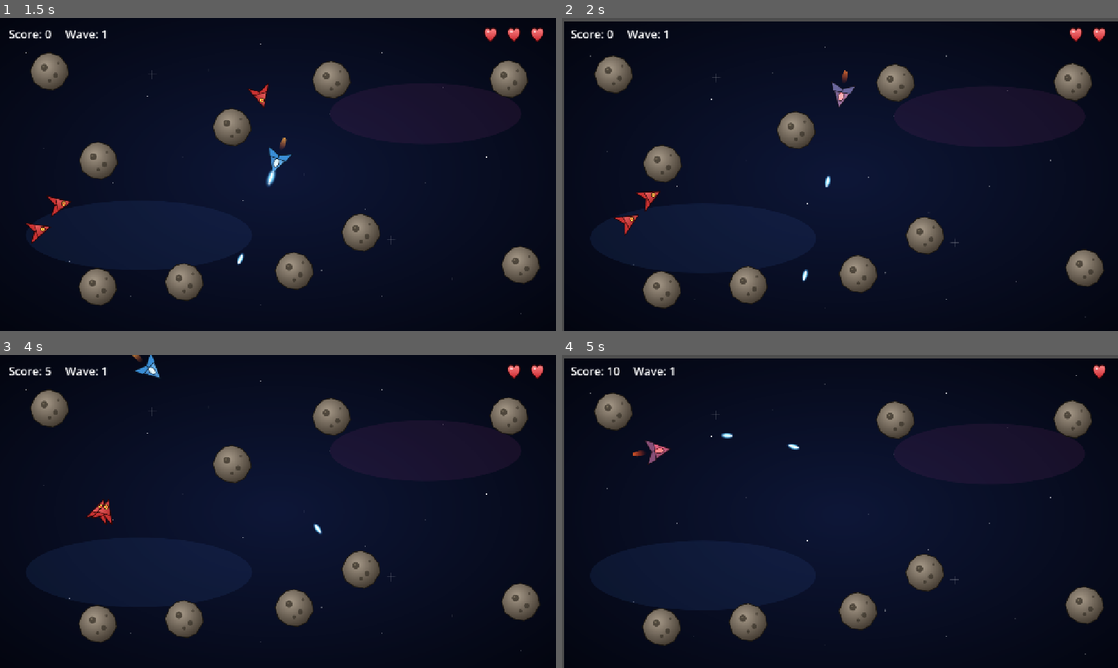
Above: before the commit, frames 1-4 (two rows, left to right).
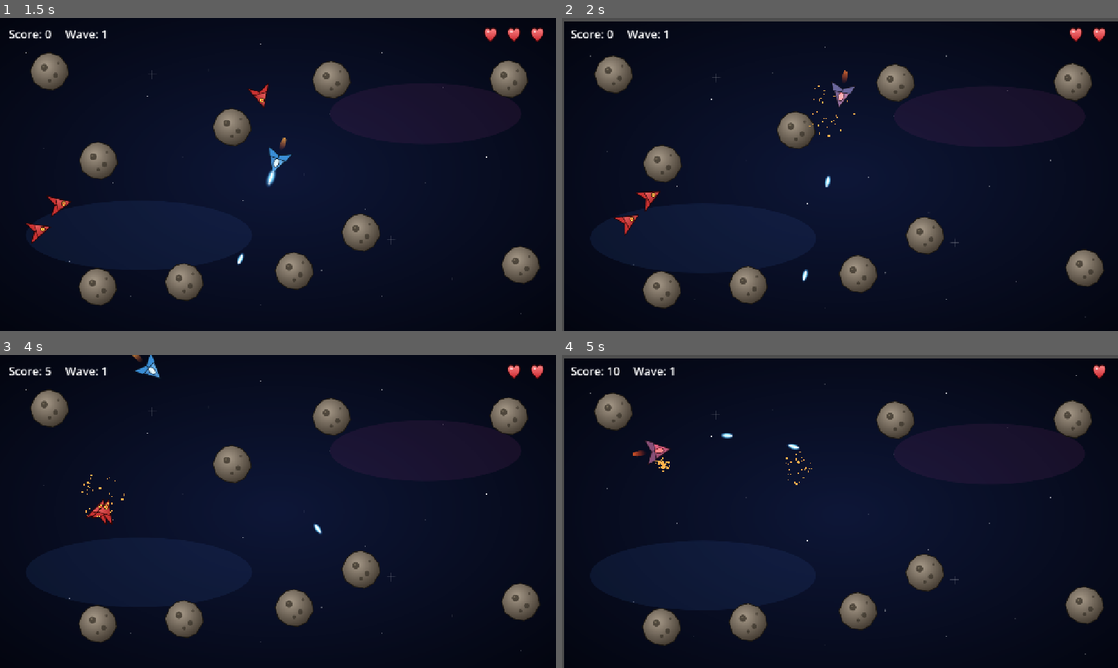
Above: after the commit, the same moments.

Repository: carlomigueldy/stellar-drift
Game: Godot game, scene res://main.tscn
The game is run twice, just before and just after one commit, with the same random seed, the same clock (stepped at 60 frames per second) and the same inputs.
Inputs (mouse positions are in pixels of both pictures, inside the frame that each line leads up to):
- Up to frame 1 (1.5 s): click "Start" at 0.5 s; move the mouse to (250, 237) at 1.27 s; press the mouse at (250, 237) at 1.28 s; hold W (move_up) from 1.28 s (still down)
- Up to frame 2 (2 s): keep holding W (move_up)
- Up to frame 3 (4 s): move the mouse to (444, 558) at 2.02 s; release the mouse at (444, 558) at 2.03 s; click (444, 558) at 2.1 s; move the mouse to (111, 464) at 2.77 s; release W (move_up) at 2.78 s; press the mouse at (111, 464) at 2.78 s; hold A (move_left) from 2.78 s (still down); move the mouse to (305, 511) at 3.52 s; release the mouse at (305, 511) at 3.53 s; click (305, 511) at 3.6 s
- Up to frame 4 (5 s): move the mouse to (756, 433) at 4.27 s; release A (move_left) at 4.28 s; press the mouse at (756, 433) at 4.28 s; hold S (move_down) from 4.28 s (still down)

Frame 1 is identical in both runs. In frame 2, less than 0.1% of the frame differs, in the area x 44-53%, y 21-38%; in frame 3, less than 0.1%; in frame 4, less than 0.1%, in the area x 16-45%, y 30-42%.

Commit message:
feat: explosion particles and SFX wiring for shoot/hit/destruction

Diff:
--- /dev/null
+++ b/scenes/actors/Explosion.tscn
@@ -0,0 +1,24 @@
+[gd_scene load_steps=2 format=3]
+
+[ext_resource type="Script" path="res://scripts/Explosion.gd" id="1_exp"]
+
+[node name="Explosion" type="Node2D"]
+script = ExtResource("1_exp")
+
+[node name="Particles" type="CPUParticles2D" parent="."]
+emitting = false
+amount = 32
+lifetime = 0.6
+one_shot = true
+explosiveness = 0.9
+direction = Vector2(0, 0)
+spread = 180.0
+initial_velocity_min = 80.0
+initial_velocity_max = 240.0
+gravity = Vector2(0, 0)
+scale_amount_min = 2.0
+scale_amount_max = 4.0
+color = Color(1, 0.7, 0.3, 1)
+
+[node name="SFX" type="AudioStreamPlayer2D" parent="."]
+volume_db = -6.0
--- a/scenes/actors/Player.tscn
+++ b/scenes/actors/Player.tscn
@@ -28,3 +28,9 @@
 scale = Vector2(1.5, 1.5)
 modulate = Color(1, 0.9, 0.4, 1)
 visible = false
+
+[node name="LaserSFX" type="AudioStreamPlayer2D" parent="."]
+volume_db = -10.0
+
+[node name="HitSFX" type="AudioStreamPlayer2D" parent="."]
+volume_db = -4.0
--- a/scripts/Asteroid.gd
+++ b/scripts/Asteroid.gd
@@ -1,4 +1,6 @@
 extends StaticBody2D
+
+const EXPLOSION_SCENE := preload("res://scenes/actors/Explosion.tscn")
 
 @export var max_hp: int = 2
 @export var score_value: int = 5
@@ -12,4 +14,10 @@
 	hp -= amount
 	if hp <= 0:
 		GameState.add_score(score_value)
+		_spawn_explosion()
 		queue_free()
+
+func _spawn_explosion() -> void:
+	var e: Node2D = EXPLOSION_SCENE.instantiate()
+	e.global_position = global_position
+	get_parent().add_child(e)
--- a/scripts/EnemyChaser.gd
+++ b/scripts/EnemyChaser.gd
@@ -1,4 +1,6 @@
 extends CharacterBody2D
+
+const EXPLOSION_SCENE := preload("res://scenes/actors/Explosion.tscn")
 
 @export var speed: float = 130.0
 @export var max_hp: int = 1
@@ -23,6 +25,7 @@
 		var other := col.get_collider()
 		if other and other.is_in_group("player") and other.has_method("take_damage"):
 			other.take_damage(contact_damage)
+			_spawn_explosion()
 			queue_free()
 
 func _find_player() -> Node2D:
@@ -33,4 +36,10 @@
 	hp -= amount
 	if hp <= 0:
 		GameState.add_score(score_value)
+		_spawn_explosion()
 		queue_free()
+
+func _spawn_explosion() -> void:
+	var e: Node2D = EXPLOSION_SCENE.instantiate()
+	e.global_position = global_position
+	get_parent().add_child(e)
--- a/scripts/EnemyShooter.gd
+++ b/scripts/EnemyShooter.gd
@@ -1,4 +1,6 @@
 extends CharacterBody2D
+
+const EXPLOSION_SCENE := preload("res://scenes/actors/Explosion.tscn")
 
 @export var speed: float = 110.0
 @export var preferred_distance: float = 320.0
@@ -53,4 +55,10 @@
 	hp -= amount
 	if hp <= 0:
 		GameState.add_score(score_value)
+		_spawn_explosion()
 		queue_free()
+
+func _spawn_explosion() -> void:
+	var e: Node2D = EXPLOSION_SCENE.instantiate()
+	e.global_position = global_position
+	get_parent().add_child(e)
--- /dev/null
+++ b/scripts/Explosion.gd
@@ -0,0 +1,20 @@
+extends Node2D
+
+@export var lifetime: float = 0.9
+
+@onready var particles: CPUParticles2D = $Particles
+@onready var sfx: AudioStreamPlayer2D = $SFX
+
+func _ready() -> void:
+	particles.emitting = true
+	_load_and_play_sfx()
+	await get_tree().create_timer(lifetime).timeout
+	queue_free()
+
+func _load_and_play_sfx() -> void:
+	var candidates := ["res://assets/audio/explosion.ogg", "res://assets/audio/explosion.wav"]
+	for p in candidates:
+		if ResourceLoader.exists(p):
+			sfx.stream = load(p)
+			sfx.play()
+			return
--- a/scripts/Player.gd
+++ b/scripts/Player.gd
@@ -14,6 +14,8 @@
 @onready var sprite: Sprite2D = $Sprite
 @onready var muzzle: Marker2D = $Muzzle
 @onready var muzzle_flash: Sprite2D = $Muzzle/Flash
+@onready var laser_sfx: AudioStreamPlayer2D = $LaserSFX
+@onready var hit_sfx: AudioStreamPlayer2D = $HitSFX
 
 var hp: int = 3
 var _invuln: float = 0.0
@@ -24,6 +26,14 @@
 	add_to_group("player")
 	GameState.report_player_hp(hp)
 	muzzle_flash.visible = false
+	_load_sound(laser_sfx, ["res://assets/audio/laser.ogg", "res://assets/audio/laser.wav"])
+	_load_sound(hit_sfx, ["res://assets/audio/hit.ogg", "res://assets/audio/hit.wav", "res://assets/audio/impact.ogg", "res://assets/audio/impact.wav"])
+
+func _load_sound(player_node: AudioStreamPlayer2D, candidates: Array) -> void:
+	for p in candidates:
+		if ResourceLoader.exists(p):
+			player_node.stream = load(p)
+			return
 
 func _physics_process(delta: float) -> void:
 	_invuln = maxf(0.0, _invuln - delta)
@@ -50,6 +60,9 @@
 	b.rotation = rotation
 	get_parent().add_child(b)
 	_flash_muzzle()
+	if laser_sfx.stream:
+		laser_sfx.pitch_scale = randf_range(0.95, 1.08)
+		laser_sfx.play()
 
 func _flash_muzzle() -> void:
 	muzzle_flash.visible = true
@@ -66,6 +79,8 @@
 	_invuln = invuln_time
 	damaged.emit()
 	_flash_hit()
+	if hit_sfx.stream:
+		hit_sfx.play()
 	if hp <= 0:
 		died.emit()
 		queue_free()
